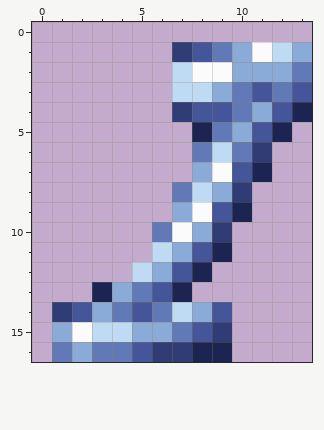
Two versions of one pixel-art sprite, icons/i_12_h.png. This is how it looked before the edit.
The file is 14x17 pixels.
After the commit:
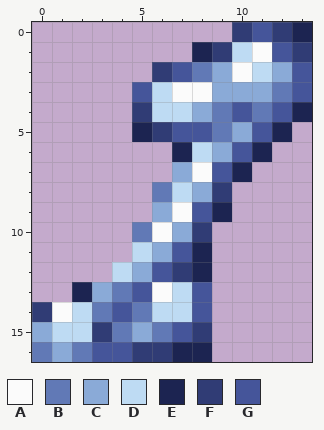
Palette (. is transparent): A #fbfbfb  B #6179b6  C #8aaad7  D #bedbf3  E #1c2451  F #303c75  G #45559a
The edit:
Changed rows in their new state; - is an unchanged pixel.
first column x 0:
 0 ----------FGFE
 1 -------.EFD-GF
 2 ------FGBCAD-G
 3 -----GDAA-CC--
 4 -----FDDCBGB--
 5 -----EFGG-----
 6 -------EDCGE--
 7 -------CAGE.--
 8 ------BDCF.---
 9 ------CAGE.---
10 -----BACF.----
11 -----DCGE.----
12 ----DCGF------
13 --ECBGADG-----
14 FADBGBD-G.----
15 CDDFB-BGF.----
16 BCBGGF-E-.----
